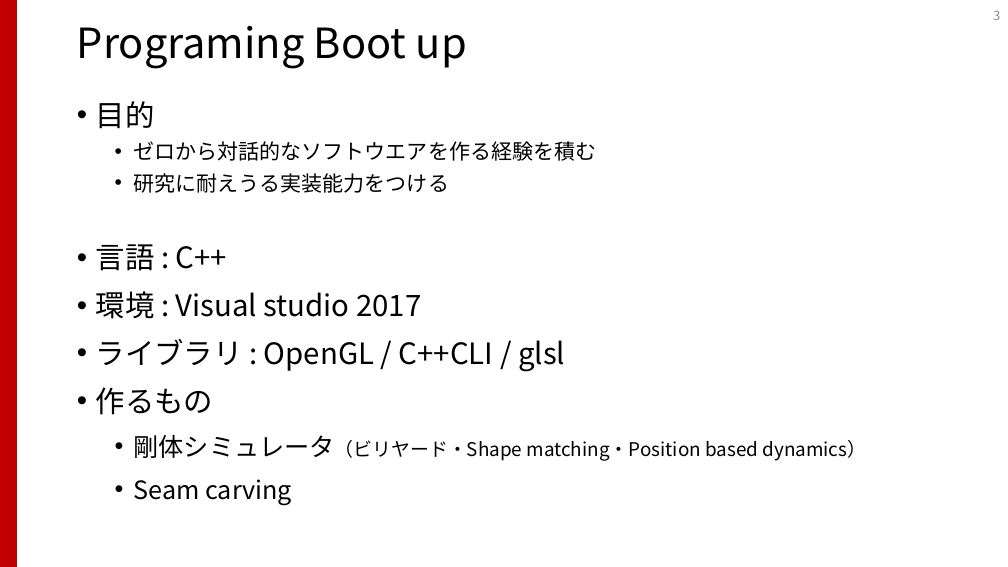
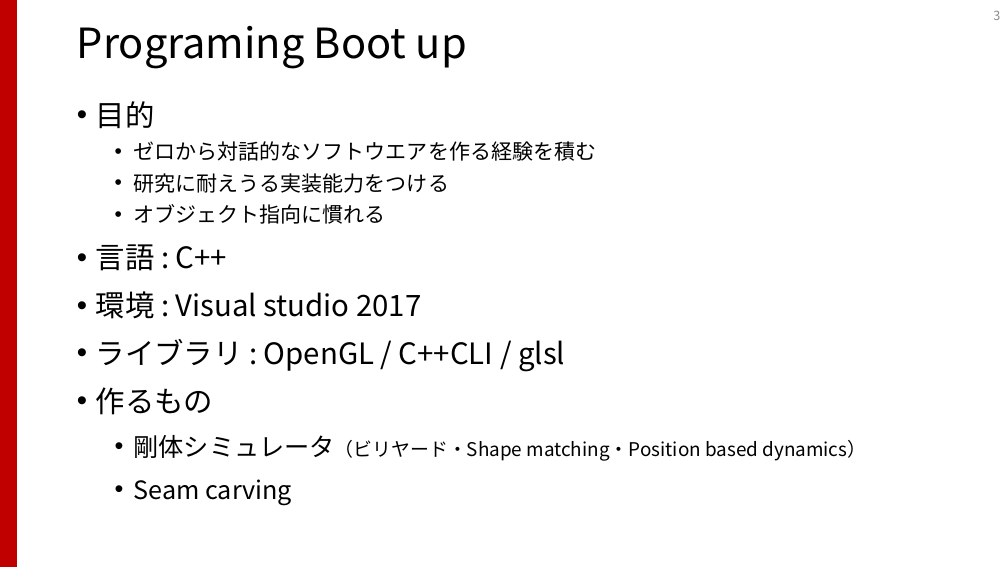
Before and after one commit to shibasab/IGLabProgramBootup, a slide deck: slide 3 of プログラミングスタートアップ.pptx. Drawn at 1008x567 pixels with LibreOffice and Linux fonts; fonts in the diff are those of the drawing. Boxes give left, top, right and bottom in pixels: in the first picture for what was removed or moved away, otherwise in the second. Text is boxed around its words. In the diff, an @@ line names an element or a change of style, - is before the commit and + after.

```diff
--- a/プログラミングスタートアップ.pptx
+++ b/プログラミングスタートアップ.pptx
@@ text at box(134, 204, 386, 224): paragraph added @@
+  • オブジェクト指向に慣れる
```
Also in this commit, not shown: 3 other slides changed, 4 slides added.
